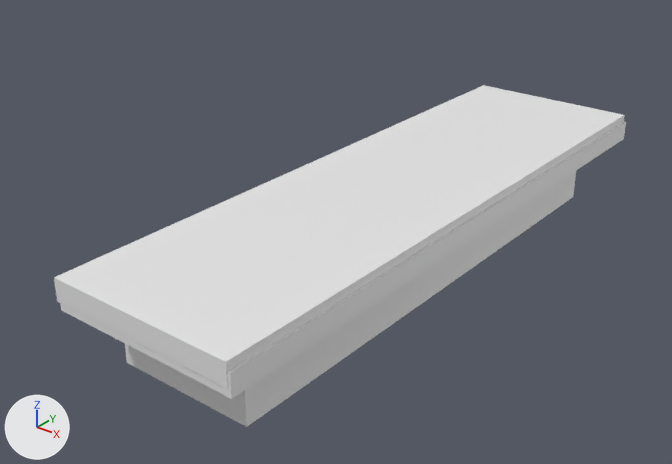
What one commit did to the glTF model models/Agritech1Nav.glb.
Camera for both pictures: a 50 mm camera at (13.69, -19.56, 12.66) aimed at (-0.88, -1.35, 1.37). Every picture has the same lights, and +X, +Y and +Z are marked at lower left. The first picture is the older version. Where no turn or scale is listed for an object, it has been applied to the vertices.

Script lines for the objects in view, before the commit:
```python
me_cube = bpy.data.meshes.new('Cube')
me_cube.from_pydata(...)  # 12 vertices, 20 faces; spans x -1.0..1.0, y -1.0..1.0, z -1.0..1.0
me_cube.materials.append(mat_material)  # white #e7e7e7
me_cube_001 = bpy.data.meshes.new('Cube.001')
me_cube_001.from_pydata(...)  # a box spanning x -1.34..1.34, y -5.17..5.17, z -0.3..0.3
me_cube_002 = bpy.data.meshes.new('Cube.002')
me_cube_002.from_pydata(...)  # a box spanning x -2.7..2.7, y -9.3..9.3, z -0.3..0.3
ob_cube = bpy.data.objects.new('Cube', me_cube)
ob_cube.location = (-0.15, 0.11, 0.93)
ob_cube.scale = (2.0, 8.0, 1.0)
ob_cube_001 = bpy.data.objects.new('Cube.001', me_cube_001)
ob_cube_001.location = (0.16, 0.07, 2.19)
ob_cube_001.scale = (2.0, 1.8, 1.0)
ob_cube_002 = bpy.data.objects.new('Cube.002', me_cube_002)
ob_cube_002.location = (0.09, 0.05, 2.41)
```
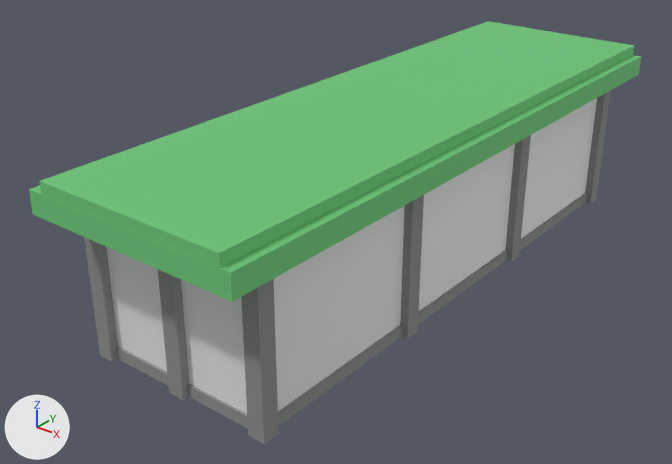
Pixel boxes (x1, y1, x2, y2) of what changed, in the pictures (672 x 464 px):
'Cube.002', recoloured, moved: before (54, 85, 625, 389); after (39, 21, 634, 268)
'Cube', moved, rescaled (9% wider, 23% taller): before (125, 171, 576, 427); after (106, 98, 597, 414)
'Cube.001', recoloured, moved, rescaled (8% wider, 11% shorter): before (60, 122, 626, 399); after (29, 55, 641, 302)
'Right room column 1', added: after (241, 279, 279, 444)
'Right gray wall base 2', added (mostly hidden): after (278, 193, 587, 426)
'Front end center column', added: after (158, 270, 189, 400)
'Right room column 2', added: after (400, 195, 424, 339)
'Left room column 1', added: after (84, 237, 118, 361)
'Right room column 3', added: after (505, 135, 531, 262)
'Front gray wall base', added: after (116, 347, 248, 428)
'Right room column 4', added: after (585, 90, 611, 204)

The change, as a list of edits to the scene's bpy script:
```text
Add mat_roof___medium_green:
    mat_roof___medium_green = principled_material('Roof - medium green')
    mat_roof___medium_green.base_color = (0.13, 0.479, 0.162)  # green #65b870
    mat_roof___medium_green.roughness = 0.78
    mat_roof___medium_green.emission_color = (0.0156, 0.0575, 0.0194)  # dark green #224426
    mat_roof___medium_green.emission_strength = 1.0
Add mat_columns_and_lower_wall_gray__8e908e:
    mat_columns_and_lower_wall_gray__8e908e = principled_material('Columns and lower wall gray #8e908e')
    mat_columns_and_lower_wall_gray__8e908e.base_color = (0.27, 0.279, 0.27)  # grey #8e908e
    mat_columns_and_lower_wall_gray__8e908e.roughness = 0.78
Change me_cube_001:
    where me_cube_001.from_pydata(...)  # 8 vertices, 12 faces; spans x -1.34..1.34, y -5.17..5.17, z -0.3..0.3
    add me_cube_001.materials.append(mat_roof___medium_green)  # green #65b870
Change me_cube_002:
    where me_cube_002.from_pydata(...)  # 8 vertices, 12 faces; spans x -2.7..2.7, y -9.3..9.3, z -0.3..0.3
    add me_cube_002.materials.append(mat_roof___medium_green)  # green #65b870
Add me_cube_013:
    me_cube_013.from_pydata(...)  # a box spanning x -0.23..0.23, y -0.23..0.23, z -2.08..2.08
    me_cube_013.materials.append(mat_columns_and_lower_wall_gray__8e908e)  # grey #8e908e
Add me_cube_018:
    me_cube_018.from_pydata(...)  # a box spanning x -0.1..0.1, y -8.0..8.0, z -0.2..0.2
    me_cube_018.materials.append(mat_columns_and_lower_wall_gray__8e908e)  # grey #8e908e
Add me_cube_019:
    me_cube_019.from_pydata(...)  # a box spanning x -2.5..2.5, y -0.06..0.06, z -0.16..0.16
    me_cube_019.materials.append(mat_columns_and_lower_wall_gray__8e908e)  # grey #8e908e
Change ob_cube:
    ob_cube.location: (-0.15, 0.11, 0.93) -> (-0.15, 0.11, 2.32)
    ob_cube.scale: (2.0, 8.0, 1.0) -> (2.5, 8.0, 2.35)
Change ob_cube_001:
    ob_cube_001.location: (0.16, 0.07, 2.19) -> (0.01, 0.04, 4.44)
    ob_cube_001.scale: (2.0, 1.8, 1.0) -> (2.26, 1.8, 1.0)
Change ob_cube_002:
    ob_cube_002.location: (0.09, 0.05, 2.41) -> (0.09, 0.05, 4.73)
Add ob_right_room_column_4:
    ob_right_room_column_4 = bpy.data.objects.new('Right room column 4', me_cube_013)
    ob_right_room_column_4.location = (2.35, 8.11, 2.06)
Add ob_right_room_column_3:
    ob_right_room_column_3 = bpy.data.objects.new('Right room column 3', me_cube_013.copy())
    ob_right_room_column_3.location = (2.35, 2.78, 2.06)
Add ob_right_room_column_2:
    ob_right_room_column_2 = bpy.data.objects.new('Right room column 2', me_cube_013.copy())
    ob_right_room_column_2.location = (2.35, -2.55, 2.06)
Add ob_right_room_column_1:
    ob_right_room_column_1 = bpy.data.objects.new('Right room column 1', me_cube_013.copy())
    ob_right_room_column_1.location = (2.35, -7.89, 2.06)
Add ob_right_gray_wall_base_2:
    ob_right_gray_wall_base_2 = bpy.data.objects.new('Right gray wall base 2', me_cube_018)
    ob_right_gray_wall_base_2.location = (2.35, 0.13, 0.13)
Add ob_left_room_column_1:
    ob_left_room_column_1 = bpy.data.objects.new('Left room column 1', me_cube_013.copy())
    ob_left_room_column_1.location = (-2.65, -7.89, 2.06)
Add ob_front_gray_wall_base:
    ob_front_gray_wall_base = bpy.data.objects.new('Front gray wall base', me_cube_019)
    ob_front_gray_wall_base.location = (-0.15, -7.89, 0.13)
Add ob_front_end_center_column:
    ob_front_end_center_column = bpy.data.objects.new('Front end center column', me_cube_013.copy())
    ob_front_end_center_column.location = (-0.15, -7.89, 2.06)
```
